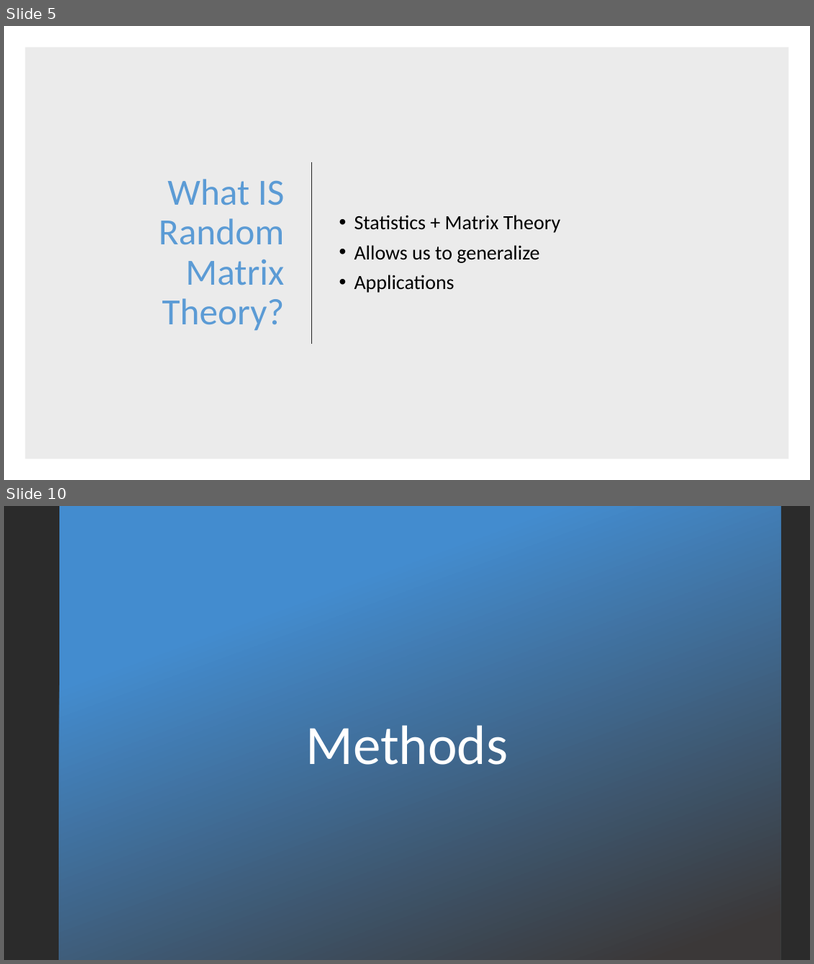
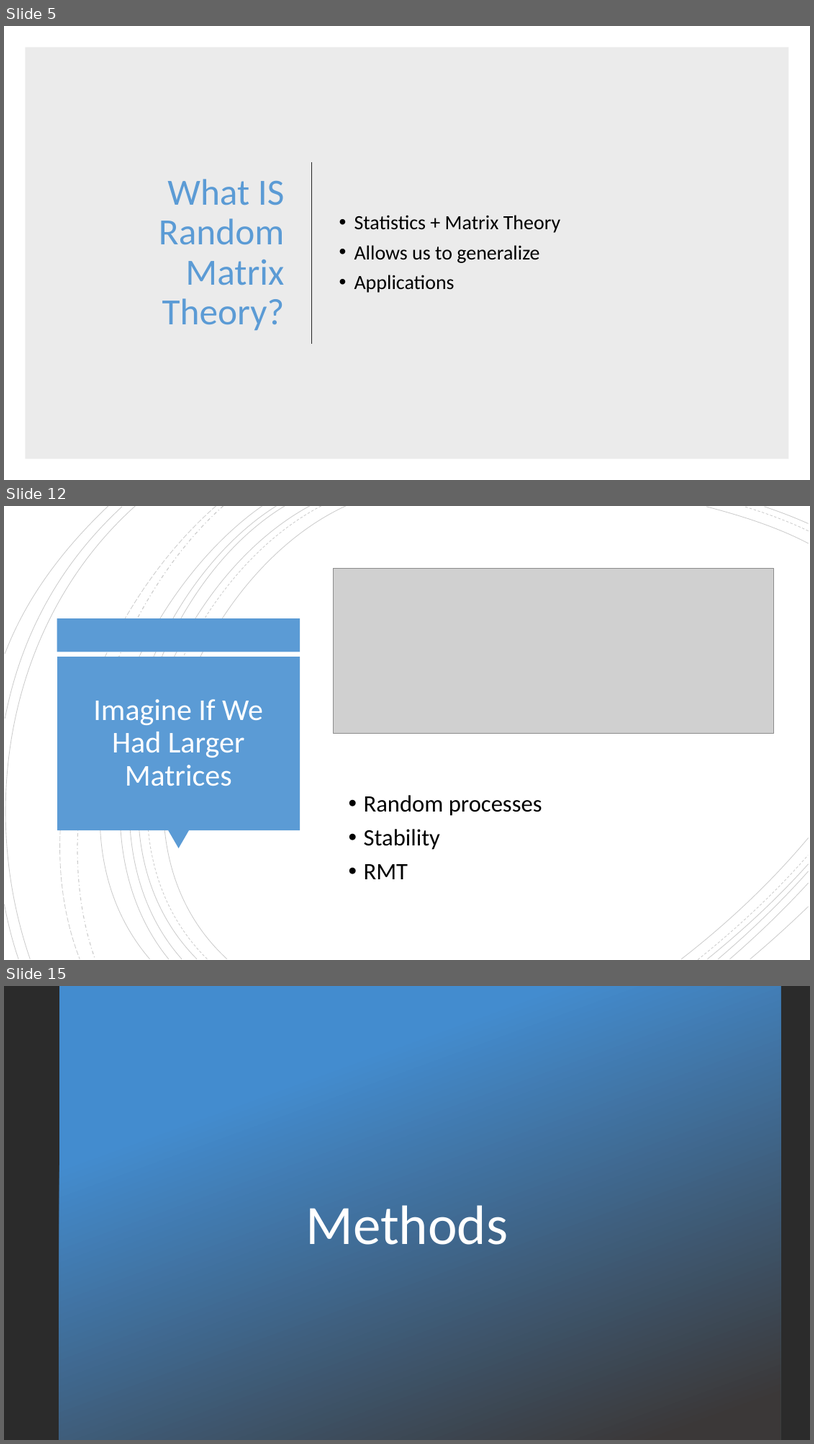
Before and after one commit to ndorilas2014/RMTProject, a slide deck: Presentation(RMT).pptx. Shown one above the other, each under a label of ours: slides 5 and 10 before the commit, slides 5, 12 and 15 after it; the slides between them are not shown. The pictures are 814x964 and 814x1444 pixels, drawn with LibreOffice and Linux fonts; fonts in the diff are those of the drawing; grey boxes stand for pictures; background and template pictures are left out; a plain dark background stands for a picture behind light text. Boxes give left, top, right and bottom in pixels: in the first picture for what was removed or moved away, otherwise in the second. Text is boxed around its words. In the diff, an @@ line names an element or a change of style, - is before the commit and + after.

```diff
--- a/Presentation(RMT).pptx
+++ b/Presentation(RMT).pptx
@@ slide 12 added at <box>4,506,810,960</box>, background #FFFFFF @@
@@ group added at <box>4,506,809,960</box>: 21 freeform shapes @@
@@ picture added at <box>334,569,774,733</box> @@
@@ rectangle added at <box>342,559,757,757</box>, fill #FFFFFF @@
@@ rectangle added at <box>57,618,301,651</box>, fill #5B9BD5 @@
@@ rectangle added at <box>57,656,300,830</box>, fill #5B9BD5 @@
@@ title added at <box>93,699,263,786</box>, 36 pt, text #FFFFFF @@
+Imagine If We Had Larger Matrices
@@ text added at <box>364,795,543,879</box>, 28 pt, text #000000 @@
+• Random processes
+• Stability
+• RMT
@@ triangle added at <box>168,830,189,849</box>, fill #5B9BD5 @@
@@ what was slide 10 is now slide 15 @@
```
Also in this commit, not shown: 6 slides changed, 12 other slides added, 2 slides removed, 17 other files.
